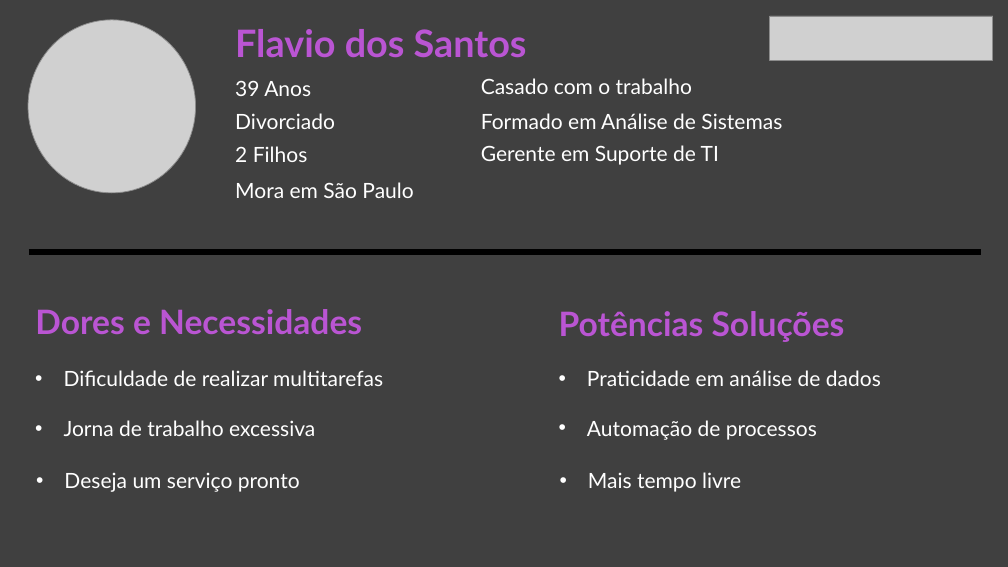
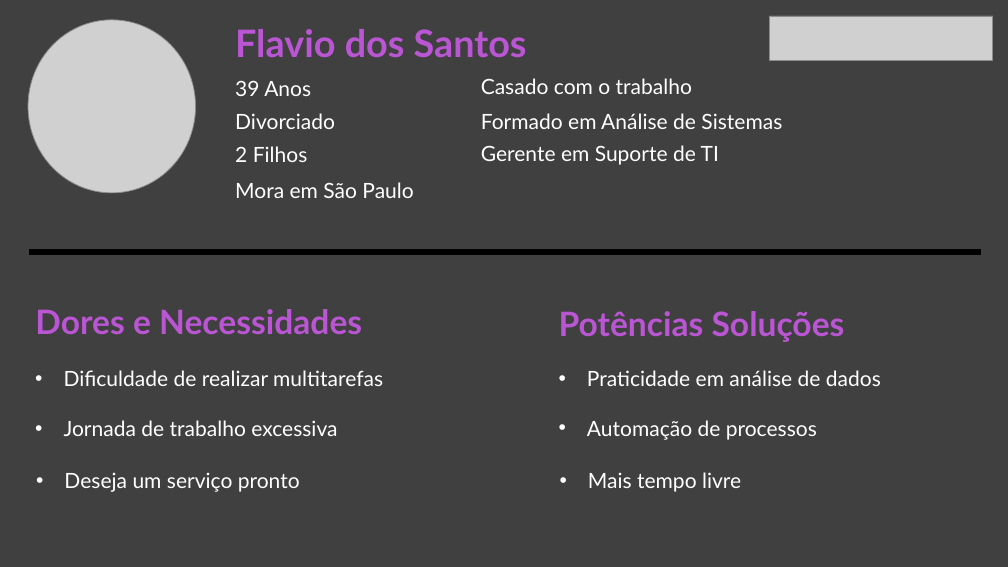
Before and after one commit to BandTec/CrasDefault-Grupo8, a slide deck: slide 2 of documentos/Apresentação.pptx. Drawn at 1008x567 pixels with LibreOffice and Linux fonts; fonts in the diff are those of the drawing; grey boxes stand for pictures. Boxes give left, top, right and bottom in pixels: in the first picture for what was removed or moved away, otherwise in the second. Text is boxed around its words. In the diff, an @@ line names an element or a change of style, - is before the commit and + after.

Commit message:
correção de erro ortográfico

```diff
--- a/documentos/Apresentação.pptx
+++ b/documentos/Apresentação.pptx
@@ text at box(64, 420, 337, 436): text changed @@
-• Jorna de trabalho excessiva
+• Jornada de trabalho excessiva
```
